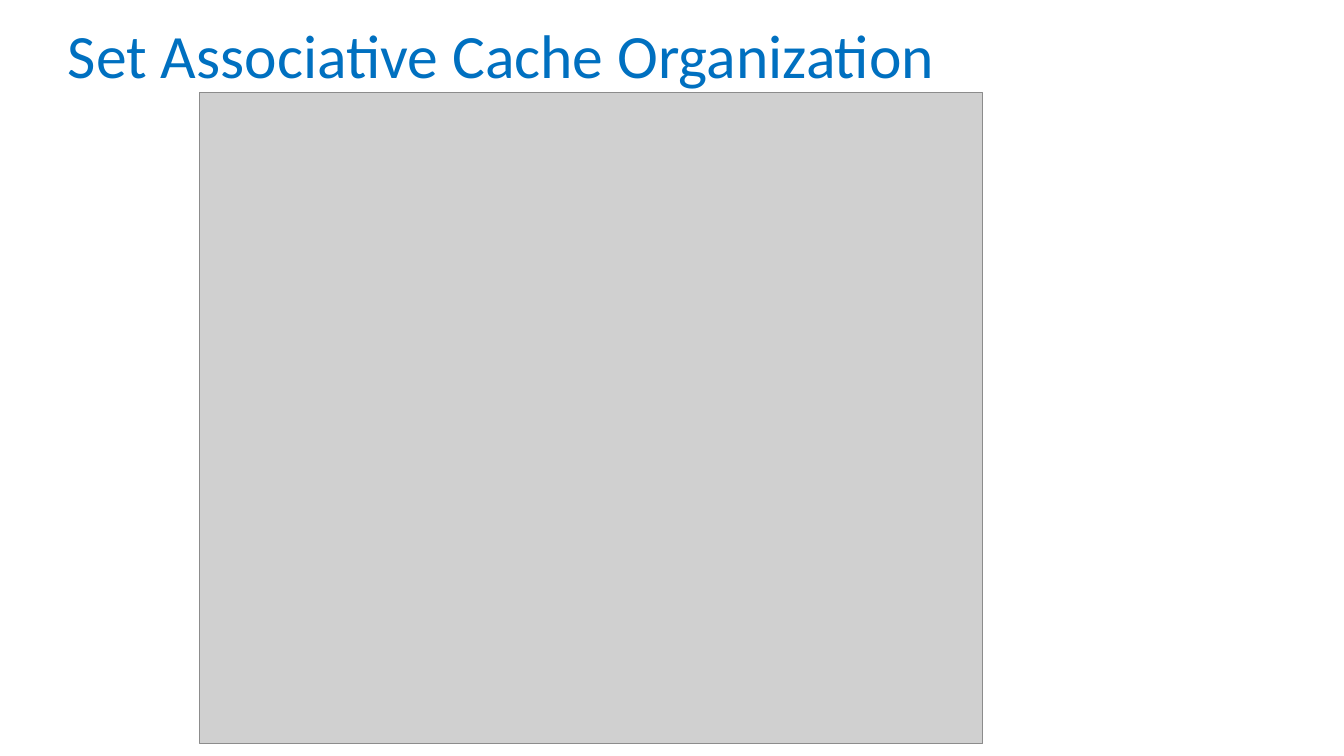
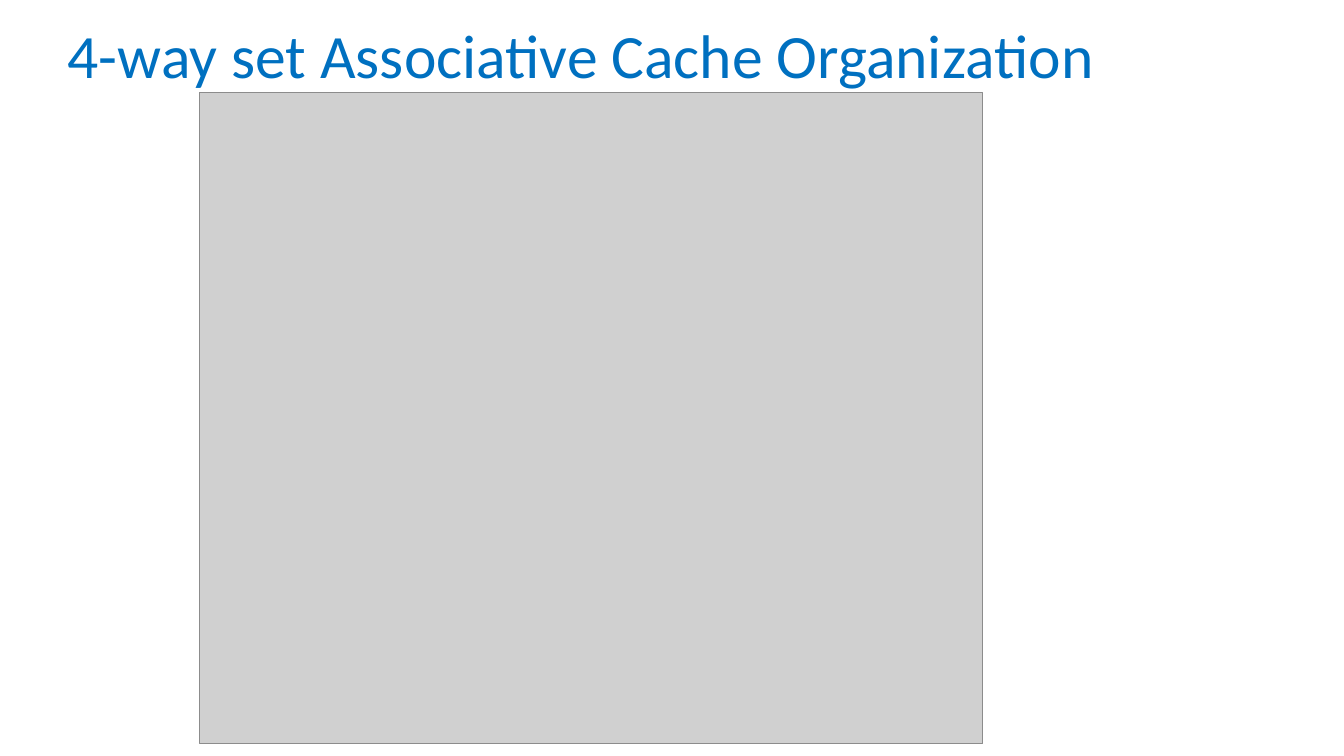
Before and after one commit to NYU-CSO/nyu-cso.github.io, a slide deck: slide 31 of notes/arch-mem.pptx (slide 30 before the commit). Drawn at 1344x756 pixels with LibreOffice and Linux fonts; fonts in the diff are those of the drawing; grey boxes stand for pictures. Boxes give left, top, right and bottom in pixels: in the first picture for what was removed or moved away, otherwise in the second. Text is boxed around its words. In the diff, an @@ line names an element or a change of style, - is before the commit and + after.

```diff
--- a/notes/arch-mem.pptx
+++ b/notes/arch-mem.pptx
@@ title at [68, 35, 1094, 93]: text changed @@
-Set Associative Cache Organization
+4-way set Associative Cache Organization
```
Also in this commit, not shown: 21 other slides changed, 4 slides added, 3 slides removed, 1 other file.
